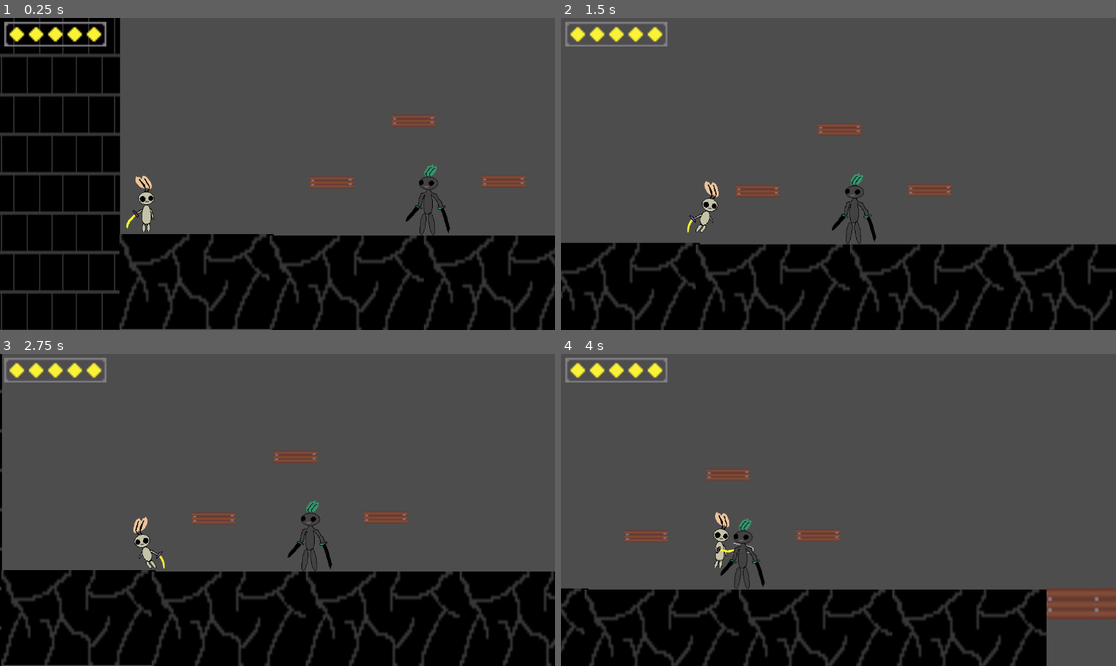
Above: before the commit, frames 1-4 (two rows, left to right).
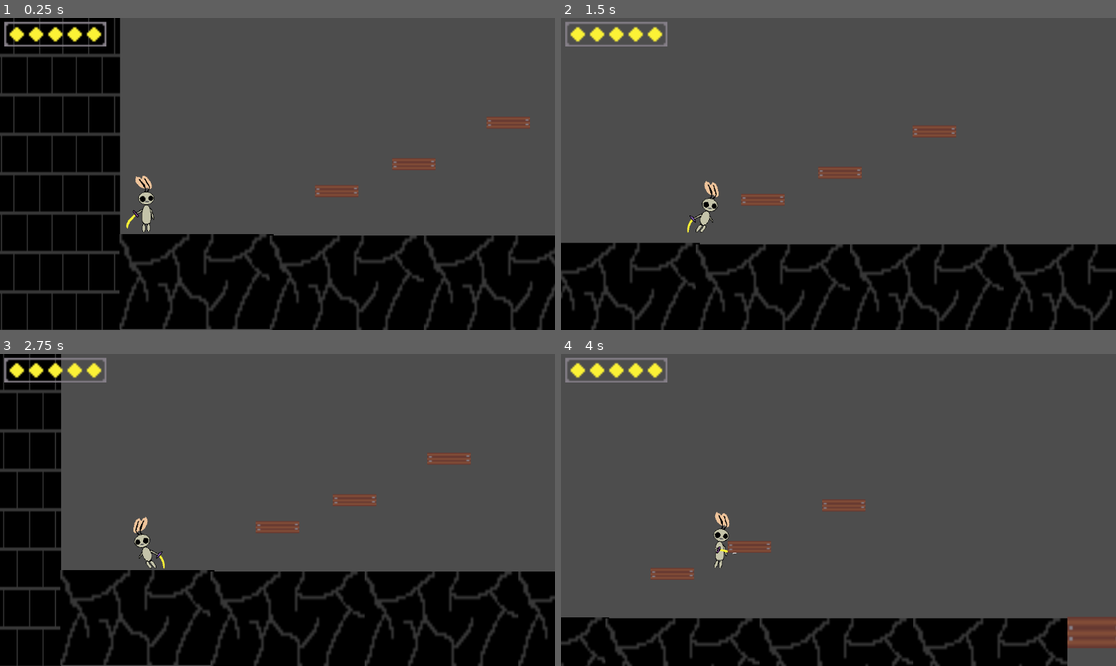
Above: after the commit, the same moments.

Repository: Jacob-Hawksley/Blade-Of-Light
Game: Godot game, scene res://node_2d.tscn
Same seed, same stepped clock (60 frames per second), same inputs: the game is played once before the commit and once after it.
Inputs:
- Up to frame 1 (0.25 s): no input
- Up to frame 2 (1.5 s): tap Enter (ui_accept) at 0.5, 0.77 s; hold Z 0.53-1.28 s; hold Right (ui_right) from 0.53 s (still down); tap Z at 1.35 s
- Up to frame 3 (2.75 s): tap Enter (ui_accept) at 1.52 s; release Right (ui_right) at 2.03 s; hold Left (ui_left) from 2.03 s (still down); hold Z from 2.03 s (still down)
- Up to frame 4 (4 s): release Left (ui_left) at 2.78 s; release Z at 2.78 s; hold Right (ui_right) from 2.78 s (still down); tap Z at 2.85 s; tap Enter (ui_accept) at 3.02, 3.77 s; hold Z from 3.53 s (still down)

The runs differ from the first frame. In frame 1, 1.9% of the frame differs, in the area x 55-96%, y 31-70%; in frame 2, 1.9%; in frame 3, 17%, in the area x 0-100%, y 0-100%; in frame 4, 16%.

Commit message:
Added a health bar to the boss

Diff:
--- a/character_body_2d_2.gd
+++ b/character_body_2d_2.gd
@@ -2,6 +2,7 @@
 @onready var sprite: AnimatedSprite2D = $AnimatedSprite2D # Or $AnimatedSprite2D if that's what you're using
 @onready var ravenhp = 15
 @onready var iframe = 0
+@onready var bar: ProgressBar = $Hp
 
 
 func _process(delta: float) -> void:
@@ -24,14 +25,13 @@
 		sprite.flip_h = true
 	if ravenhp <= 0:
 		queue_free()
-
+	bar.value = ravenhp
 
 
 
 func _on_area_2d_area_entered(area: Area2D) -> void:
 	if iframe == 0:
 		iframe = 1
-		print('a')
 		ravenhp -= 1
 		await get_tree().create_timer(0.3).timeout
 		iframe = 0
--- /dev/null
+++ b/hp.gd
@@ -0,0 +1 @@
+extends ProgressBar
--- a/node_2d.tscn
+++ b/node_2d.tscn
@@ -25,15 +25,13 @@
 [ext_resource type="Script" uid="uid://c0v5dd78730r3" path="res://rslash.gd" id="18_2nhjh"]
 [ext_resource type="Script" uid="uid://cwo6o2t8clscj" path="res://lslash.gd" id="19_bjha6"]
 [ext_resource type="Script" uid="uid://b317083l2iqcd" path="res://area_2d.gd" id="24_bjha6"]
+[ext_resource type="Script" uid="uid://dc0edk327vrl7" path="res://hp.gd" id="25_gt76g"]
 
 [sub_resource type="RectangleShape2D" id="RectangleShape2D_7ui8w"]
 size = Vector2(302, 650)
 
 [sub_resource type="RectangleShape2D" id="RectangleShape2D_3nlv3"]
 size = Vector2(266, 650.5)
-
-[sub_resource type="RectangleShape2D" id="RectangleShape2D_1qv7n"]
-size = Vector2(254.8, 33.1)
 
 [sub_resource type="SpriteFrames" id="SpriteFrames_ma753"]
 animations = [{
@@ -160,11 +158,9 @@
 radius = 17.0
 height = 70.0
 
-[sub_resource type="RectangleShape2D" id="RectangleShape2D_smfaj"]
-size = Vector2(30, 17.3333)
-
-[sub_resource type="RectangleShape2D" id="RectangleShape2D_4wqqe"]
-size = Vector2(256, 18.3682)
+[sub_resource type="CapsuleShape2D" id="CapsuleShape2D_2hxjc"]
+radius = 23.0
+height = 82.0
 
 [sub_resource type="SpriteFrames" id="SpriteFrames_flf07"]
 animations = [{
@@ -181,8 +177,23 @@
 radius = 22.0
 height = 116.0
 
+[sub_resource type="StyleBoxFlat" id="StyleBoxFlat_gt76g"]
+bg_color = Color(0, 0, 0, 1)
+
+[sub_resource type="StyleBoxFlat" id="StyleBoxFlat_1fr6y"]
+bg_color = Color(0, 0.678431, 0, 1)
+
 [sub_resource type="RectangleShape2D" id="RectangleShape2D_flf07"]
 size = Vector2(256.277, 74.3573)
+
+[sub_resource type="RectangleShape2D" id="RectangleShape2D_4wqqe"]
+size = Vector2(256, 18.3682)
+
+[sub_resource type="RectangleShape2D" id="RectangleShape2D_smfaj"]
+size = Vector2(30, 17.3333)
+
+[sub_resource type="RectangleShape2D" id="RectangleShape2D_1qv7n"]
+size = Vector2(254.8, 33.1)
 
 [node name="Node2D" type="Node2D"]
 position = Vector2(540, 298)
@@ -202,37 +213,14 @@
 shape = SubResource("RectangleShape2D_7ui8w")
 
 [node name="CollisionShape2D2" type="CollisionShape2D" parent="Wall/StaticBody2D"]
-position = Vector2(4978.51, -63.8014)
+position = Vector2(4470.5, -14.1831)
 shape = SubResource("RectangleShape2D_3nlv3")
 
-[node name="Floor" type="Sprite2D" parent="."]
-position = Vector2(-379, 287.5)
-scale = Vector2(5, 6.35484)
-texture = ExtResource("1_bh2ed")
-
-[node name="Floor2" type="Sprite2D" parent="Floor"]
-position = Vector2(126.4, 0.400002)
-texture = ExtResource("1_bh2ed")
-
-[node name="Floor3" type="Sprite2D" parent="Floor"]
-position = Vector2(62.4, 0.400002)
-texture = ExtResource("1_bh2ed")
-
-[node name="Floor4" type="Sprite2D" parent="Floor"]
-position = Vector2(190.2, 0.400002)
-texture = ExtResource("1_bh2ed")
-
-[node name="StaticBody2D" type="StaticBody2D" parent="Floor"]
-
-[node name="CollisionShape2D" type="CollisionShape2D" parent="Floor/StaticBody2D"]
-position = Vector2(94.8, 0.849998)
-shape = SubResource("RectangleShape2D_1qv7n")
-
-[node name="CharacterBody2D" type="CharacterBody2D" parent="."]
+[node name="Player" type="CharacterBody2D" parent="."]
 position = Vector2(-474, 156)
 script = ExtResource("1_42e66")
 
-[node name="AnimatedSprite2D" type="AnimatedSprite2D" parent="CharacterBody2D"]
+[node name="AnimatedSprite2D" type="AnimatedSprite2D" parent="Player"]
 position = Vector2(-9, -9)
 sprite_frames = SubResource("SpriteFrames_ma753")
 animation = &"sslash"
@@ -241,83 +229,48 @@
 centered = false
 offset = Vector2(-42, -80)
 
-[node name="CollisionShape2D" type="CollisionShape2D" parent="CharacterBody2D"]
+[node name="CollisionShape2D" type="CollisionShape2D" parent="Player"]
 position = Vector2(-3, -12)
 scale = Vector2(4, 4)
 shape = SubResource("CapsuleShape2D_3fcx3")
 
-[node name="Camera2D" type="Camera2D" parent="CharacterBody2D"]
+[node name="Camera2D" type="Camera2D" parent="Player"]
 position = Vector2(263, -93)
 
-[node name="Sprite2D" type="Sprite2D" parent="CharacterBody2D/Camera2D"]
+[node name="Sprite2D" type="Sprite2D" parent="Player/Camera2D"]
 script = SubResource("GDScript_i4ewv")
 
-[node name="AnimatedSprite2D" type="AnimatedSprite2D" parent="CharacterBody2D/Camera2D/Sprite2D"]
+[node name="AnimatedSprite2D" type="AnimatedSprite2D" parent="Player/Camera2D/Sprite2D"]
 position = Vector2(-461, -290)
 scale = Vector2(3.64286, 3.64286)
 sprite_frames = SubResource("SpriteFrames_4taom")
 animation = &"5"
 autoplay = "5"
 
-[node name="Area2D" type="Area2D" parent="CharacterBody2D"]
+[node name="Area2D" type="Area2D" parent="Player"]
 collision_layer = 2
 collision_mask = 2
 
-[node name="Rslash" type="CollisionShape2D" parent="CharacterBody2D/Area2D"]
+[node name="Rslash" type="CollisionShape2D" parent="Player/Area2D"]
 position = Vector2(52, -11)
 rotation = 1.5708
 shape = SubResource("CapsuleShape2D_gt76g")
 script = ExtResource("18_2nhjh")
 
-[node name="Lslash" type="CollisionShape2D" parent="CharacterBody2D/Area2D"]
+[node name="Lslash" type="CollisionShape2D" parent="Player/Area2D"]
 position = Vector2(-21, -11)
 rotation = 1.5708
 shape = SubResource("CapsuleShape2D_1fr6y")
 script = ExtResource("19_bjha6")
 
-[node name="Platform" type="Sprite2D" parent="."]
-position = Vector2(-99, 81)
-scale = Vector2(3, 1.5)
-texture = ExtResource("5_v0qa2")
-
-[node name="StaticBody2D" type="StaticBody2D" parent="Platform"]
-
-[node name="CollisionShape2D" type="CollisionShape2D" parent="Platform/StaticBody2D"]
-shape = SubResource("RectangleShape2D_smfaj")
-
-[node name="Platform2" type="Sprite2D" parent="."]
-position = Vector2(258, 79)
-scale = Vector2(3, 1.5)
-texture = ExtResource("5_v0qa2")
-
-[node name="StaticBody2D" type="StaticBody2D" parent="Platform2"]
-
-[node name="CollisionShape2D" type="CollisionShape2D" parent="Platform2/StaticBody2D"]
-shape = SubResource("RectangleShape2D_smfaj")
-
-[node name="Platform3" type="Sprite2D" parent="."]
-position = Vector2(71, -47)
-scale = Vector2(3, 1.5)
-texture = ExtResource("5_v0qa2")
-
-[node name="StaticBody2D" type="StaticBody2D" parent="Platform3"]
-
-[node name="CollisionShape2D" type="CollisionShape2D" parent="Platform3/StaticBody2D"]
-shape = SubResource("RectangleShape2D_smfaj")
-
-[node name="Bridge" type="Sprite2D" parent="."]
-position = Vector2(1192, 220.75)
-scale = Vector2(3.59375, 3.79412)
-texture = ExtResource("6_fbxw5")
-
-[node name="StaticBody2D" type="StaticBody2D" parent="Bridge"]
-
-[node name="CollisionShape2D" type="CollisionShape2D" parent="Bridge/StaticBody2D"]
-position = Vector2(0, 0.815887)
-shape = SubResource("RectangleShape2D_4wqqe")
+[node name="Hurtbox" type="Area2D" parent="Player"]
+
+[node name="CollisionShape2D" type="CollisionShape2D" parent="Player/Hurtbox"]
+position = Vector2(-3, -12)
+shape = SubResource("CapsuleShape2D_2hxjc")
 
 [node name="Raven" type="CharacterBody2D" parent="."]
-position = Vector2(101, 111)
+position = Vector2(3709, 99)
 collision_layer = 3
 script = ExtResource("14_d2bti")
 
@@ -338,39 +291,117 @@
 position = Vector2(1, 20)
 shape = SubResource("CapsuleShape2D_k73cj")
 
-[node name="Grass Floors" type="Node" parent="."]
-
-[node name="Grass-floor" type="Sprite2D" parent="Grass Floors"]
+[node name="Hp" type="ProgressBar" parent="Raven"]
+offset_left = -139.0
+offset_top = -90.0
+offset_right = 137.0
+offset_bottom = -73.0
+theme_override_styles/background = SubResource("StyleBoxFlat_gt76g")
+theme_override_styles/fill = SubResource("StyleBoxFlat_1fr6y")
+max_value = 15.0
+show_percentage = false
+script = ExtResource("25_gt76g")
+metadata/_edit_use_anchors_ = true
+
+[node name="Terrain" type="Node" parent="."]
+
+[node name="Grass Floors" type="Node" parent="Terrain"]
+
+[node name="Grass-floor" type="Sprite2D" parent="Terrain/Grass Floors"]
 position = Vector2(2637, 599)
 scale = Vector2(3.52353, 3.52353)
 texture = ExtResource("17_flf07")
 
-[node name="StaticBody2D" type="StaticBody2D" parent="Grass Floors/Grass-floor"]
-
-[node name="CollisionShape2D" type="CollisionShape2D" parent="Grass Floors/Grass-floor/StaticBody2D"]
+[node name="StaticBody2D" type="StaticBody2D" parent="Terrain/Grass Floors/Grass-floor"]
+
+[node name="CollisionShape2D" type="CollisionShape2D" parent="Terrain/Grass Floors/Grass-floor/StaticBody2D"]
 position = Vector2(0.709351, 4.82472)
 shape = SubResource("RectangleShape2D_flf07")
 
-[node name="Grass-floor2" type="Sprite2D" parent="Grass Floors"]
+[node name="Grass-floor2" type="Sprite2D" parent="Terrain/Grass Floors"]
 position = Vector2(3532.01, 599.75)
 scale = Vector2(3.52353, 3.52353)
 texture = ExtResource("17_flf07")
 
-[node name="StaticBody2D" type="StaticBody2D" parent="Grass Floors/Grass-floor2"]
-
-[node name="CollisionShape2D" type="CollisionShape2D" parent="Grass Floors/Grass-floor2/StaticBody2D"]
+[node name="StaticBody2D" type="StaticBody2D" parent="Terrain/Grass Floors/Grass-floor2"]
+
+[node name="CollisionShape2D" type="CollisionShape2D" parent="Terrain/Grass Floors/Grass-floor2/StaticBody2D"]
 position = Vector2(0.709351, 4.82472)
 shape = SubResource("RectangleShape2D_flf07")
 
-[node name="Grass-floor3" type="Sprite2D" parent="Grass Floors"]
+[node name="Grass-floor3" type="Sprite2D" parent="Terrain/Grass Floors"]
 position = Vector2(4428, 598.75)
 scale = Vector2(3.52353, 3.52353)
 texture = ExtResource("17_flf07")
 
-[node name="StaticBody2D" type="StaticBody2D" parent="Grass Floors/Grass-floor3"]
-
-[node name="CollisionShape2D" type="CollisionShape2D" parent="Grass Floors/Grass-floor3/StaticBody2D"]
+[node name="StaticBody2D" type="StaticBody2D" parent="Terrain/Grass Floors/Grass-floor3"]
+
+[node name="CollisionShape2D" type="CollisionShape2D" parent="Terrain/Grass Floors/Grass-floor3/StaticBody2D"]
 position = Vector2(0.709351, 4.82472)
 shape = SubResource("RectangleShape2D_flf07")
 
+[node name="Bridge" type="Sprite2D" parent="Terrain"]
+position = Vector2(1732, 518.75)
+scale = Vector2(3.59375, 3.79412)
+texture = ExtResource("6_fbxw5")
+
+[node name="StaticBody2D" type="StaticBody2D" parent="Terrain/Bridge"]
+
+[node name="CollisionShape2D" type="CollisionShape2D" parent="Terrain/Bridge/StaticBody2D"]
+position = Vector2(0, 0.815887)
+shape = SubResource("RectangleShape2D_4wqqe")
+
+[node name="Platform3" type="Sprite2D" parent="Terrain"]
+position = Vector2(808, 255)
+scale = Vector2(3, 1.5)
+texture = ExtResource("5_v0qa2")
+
+[node name="StaticBody2D" type="StaticBody2D" parent="Terrain/Platform3"]
+
+[node name="CollisionShape2D" type="CollisionShape2D" parent="Terrain/Platform3/StaticBody2D"]
+shape = SubResource("RectangleShape2D_smfaj")
+
+[node name="Platform2" type="Sprite2D" parent="Terrain"]
+position = Vector2(452, 397)
+scale = Vector2(3, 1.5)
+texture = ExtResource("5_v0qa2")
+
+[node name="StaticBody2D" type="StaticBody2D" parent="Terrain/Platform2"]
+
+[node name="CollisionShape2D" type="CollisionShape2D" parent="Terrain/Platform2/StaticBody2D"]
+shape = SubResource("RectangleShape2D_smfaj")
+
+[node name="Platform" type="Sprite2D" parent="Terrain"]
+position = Vector2(612, 341)
+scale = Vector2(3, 1.5)
+texture = ExtResource("5_v0qa2")
+
+[node name="StaticBody2D" type="StaticBody2D" parent="Terrain/Platform"]
+
+[node name="CollisionShape2D" type="CollisionShape2D" parent="Terrain/Platform/StaticBody2D"]
+shape = SubResource("RectangleShape2D_smfaj")
+
+[node name="Floor" type="Sprite2D" parent="Terrain"]
+position = Vector2(161, 585.5)
+scale = Vector2(5, 6.35484)
+texture = ExtResource("1_bh2ed")
+
+[node name="Floor2" type="Sprite2D" parent="Terrain/Floor"]
+position = Vector2(126.4, 0.400002)
+texture = ExtResource("1_bh2ed")
+
+[node name="Floor3" type="Sprite2D" parent="Terrain/Floor"]
+position = Vector2(62.4, 0.400002)
+texture = ExtResource("1_bh2ed")
+
+[node name="Floor4" type="Sprite2D" parent="Terrain/Floor"]
+position = Vector2(190.2, 0.400002)
+texture = ExtResource("1_bh2ed")
+
+[node name="StaticBody2D" type="StaticBody2D" parent="Terrain/Floor"]
+
+[node name="CollisionShape2D" type="CollisionShape2D" parent="Terrain/Floor/StaticBody2D"]
+position = Vector2(94.8, 0.849998)
+shape = SubResource("RectangleShape2D_1qv7n")
+
 [connection signal="area_entered" from="Raven/Area2D" to="Raven" method="_on_area_2d_area_entered"]
Not shown, added: hp.gd.uid
Not shown: 1 places in node_2d.tscn that only renumber resources
